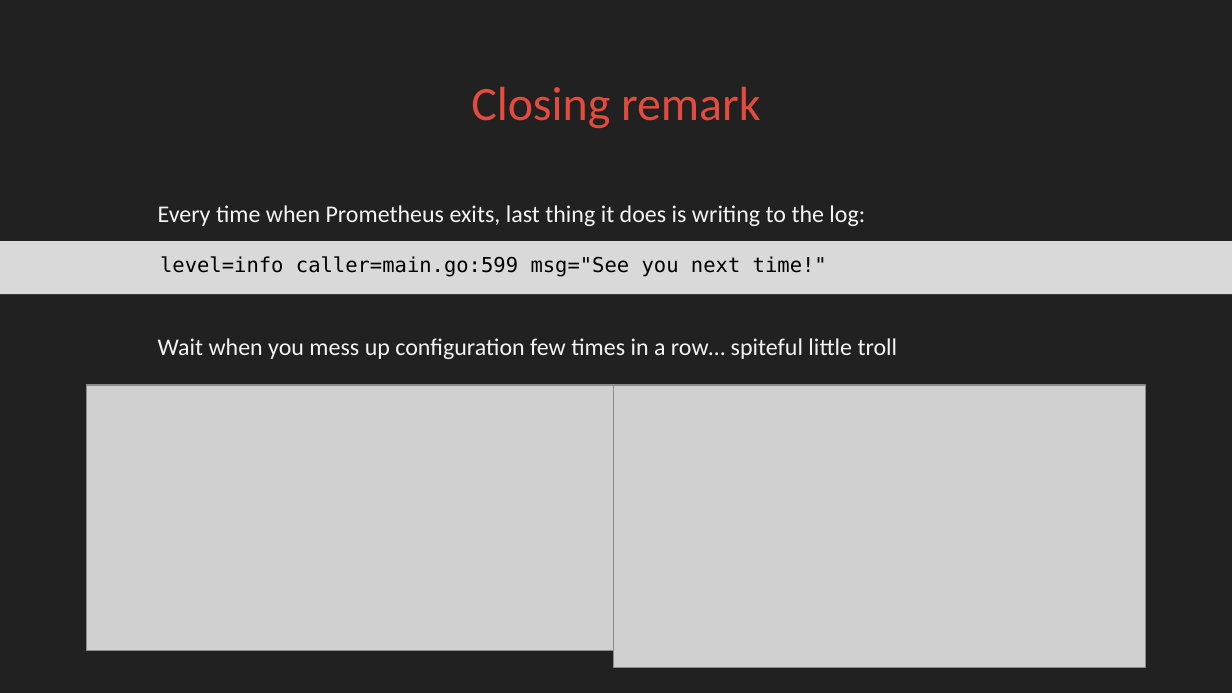
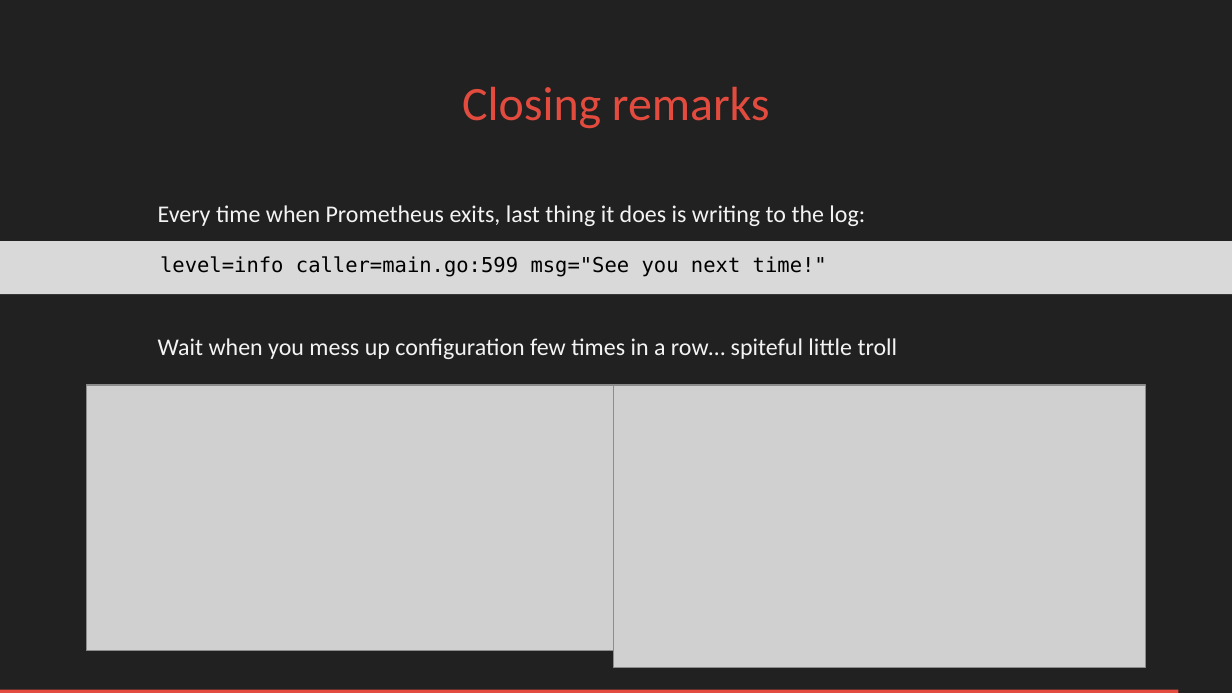
Before and after one commit to FUSAKLA/prometheus-demo, a slide deck: slide 23 of Prometheus-light-shadow-livers.pptx (slide 18 before the commit). Drawn at 1232x693 pixels with LibreOffice and Linux fonts; fonts in the diff are those of the drawing; grey boxes stand for pictures; background and template pictures are left out. Boxes give left, top, right and bottom in pixels: in the first picture for what was removed or moved away, otherwise in the second. Text is boxed around its words. In the diff, an @@ line names an element or a change of style, - is before the commit and + after.

```diff
--- a/Prometheus-light-shadow-livers.pptx
+++ b/Prometheus-light-shadow-livers.pptx
@@ title at (462,86,770,129): text changed @@
-Closing remark
+Closing remarks
@@ rectangle added at (0,690,1179,693), fill #E24B3E @@
```
Also in this commit, not shown: 15 other slides changed, 7 slides added, 2 slides removed, 1 other file.
